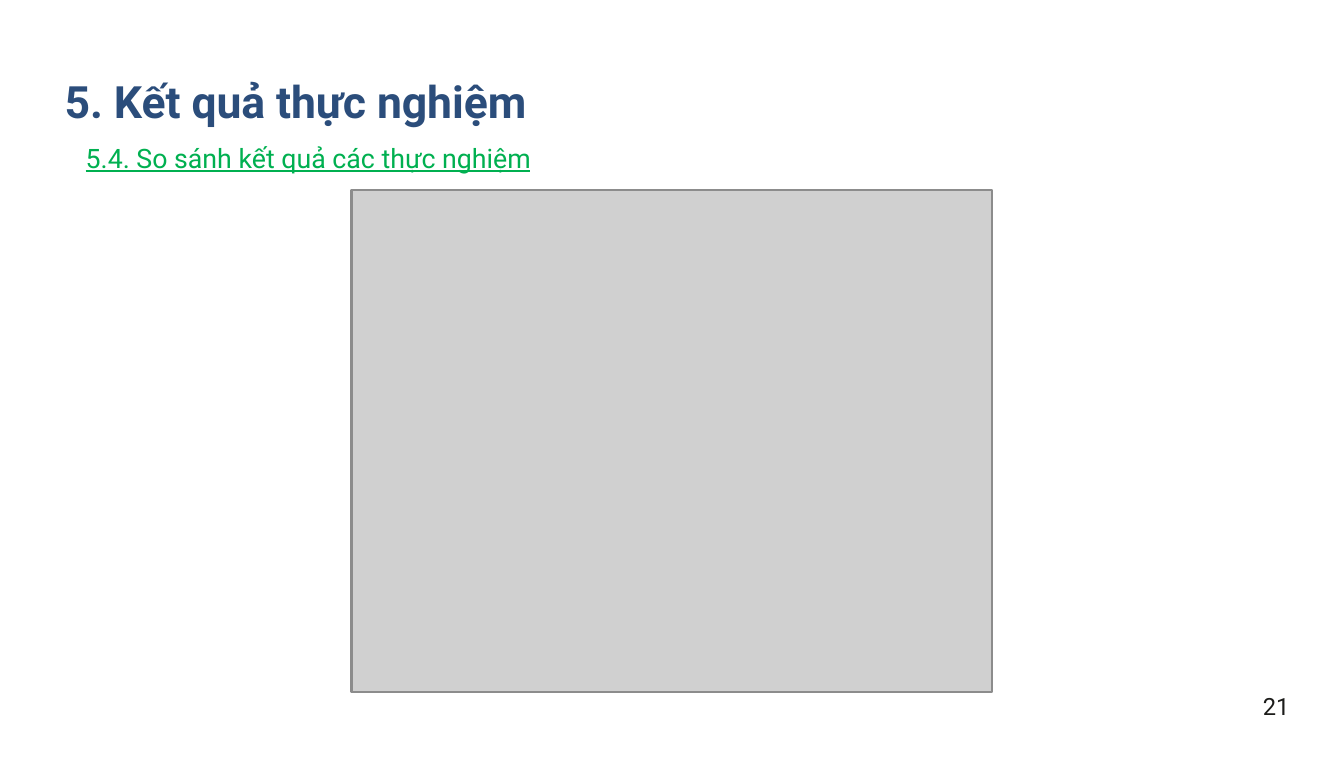
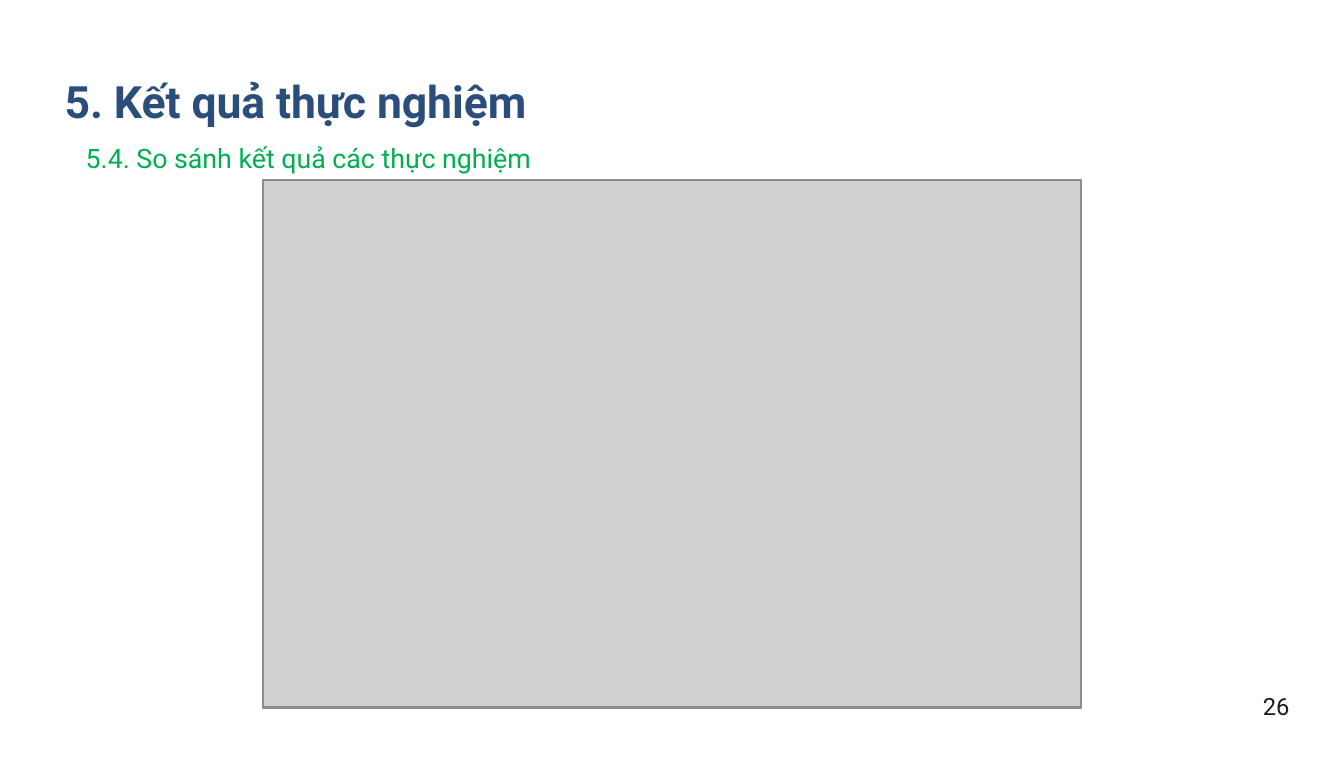
Before and after one commit to levanmanhbka/ptit_nlp, a slide deck: slide 27 of docs/Nhom12_SlideBaoCaoCuoiKy.pptx (slide 22 before the commit). Drawn at 1344x757 pixels with LibreOffice and Linux fonts; fonts in the diff are those of the drawing; grey boxes stand for pictures. Boxes give left, top, right and bottom in pixels: in the first picture for what was removed or moved away, otherwise in the second. Text is boxed around its words. In the diff, an @@ line names an element or a change of style, - is before the commit and + after.

```diff
--- a/docs/Nhom12_SlideBaoCaoCuoiKy.pptx
+++ b/docs/Nhom12_SlideBaoCaoCuoiKy.pptx
@@ text "5.4. So sánh kết quả ..." at bbox=[86, 146, 531, 174]: underline off @@
@@ picture: place and size @@
-picture at bbox=[353, 190, 994, 692]
+picture at bbox=[263, 179, 1081, 707]
@@ text at bbox=[1263, 698, 1290, 716]: text changed @@
-21
+26
```
Also in this commit, not shown: 12 other slides changed, 9 slides added, 1 slide removed.
